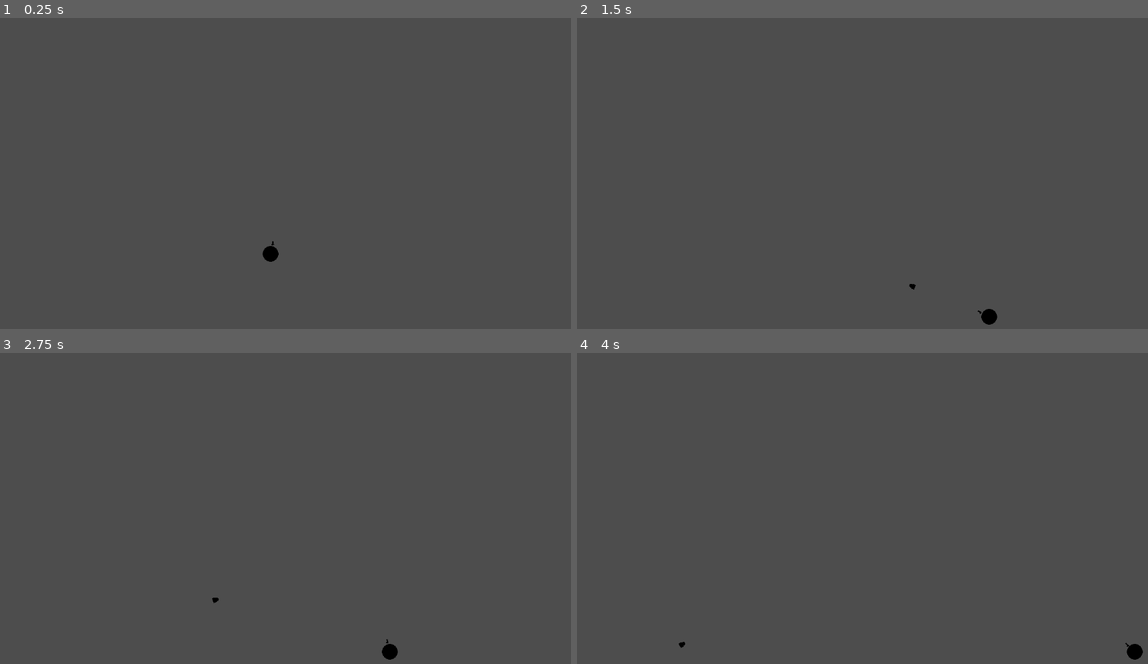
Above: before the commit, frames 1-4 (two rows, left to right).
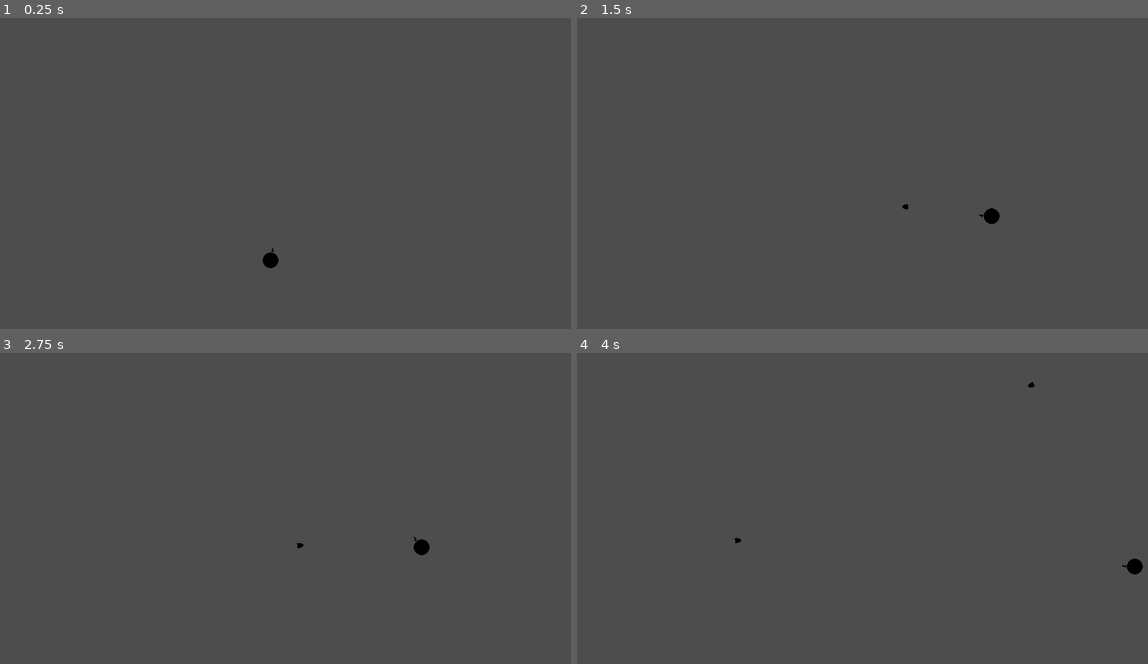
Above: after the commit, the same moments.

Repository: madmaxi99/rounds-flyka
Game: Godot game, scene res://testscene.tscn
Two runs of this game, one before a commit and one after it. Both use one fixed random seed, a clock stepped at 60 frames per second and the inputs below.
Inputs (mouse positions are in pixels of both pictures, inside the frame that each line leads up to):
- Up to frame 1 (0.25 s): no input
- Up to frame 2 (1.5 s): move the mouse to (988, 161) at 0.52 s; hold Space (jump) 0.53-1.28 s; hold D (right) from 0.53 s (still down); move the mouse to (748, 192) at 1.27 s; click (748, 192) at 1.35 s
- Up to frame 3 (2.75 s): tap Space (jump) at 1.52, 1.55, 1.82 s; move the mouse to (342, 440) at 2.02 s; release D (right) at 2.03 s; hold A (left) from 2.03 s (still down); hold Space (jump) from 2.03 s (still down)
- Up to frame 4 (4 s): move the mouse to (833, 576) at 2.77 s; release A (left) at 2.78 s; release Space (jump) at 2.78 s; hold D (right) from 2.78 s (still down); click (833, 576) at 2.85 s; tap Space (jump) at 3.02, 3.05, 3.32 s; move the mouse to (1033, 561) at 3.52 s; hold Space (jump) from 3.53 s (still down)

The runs differ from the first frame. In frame 1, 0.1% of the frame differs, in the area x 45-49%, y 71-81%; in frame 2, 0.3%; in frame 3, 0.3%; in frame 4, 0.3%, in the area x 17-100%, y 9-99%.

Commit message:
better movement

Diff:
--- a/player.gd
+++ b/player.gd
@@ -1,11 +1,11 @@
 extends CharacterBody2D
 
-const WEIGHT = 1
+const WEIGHT = 1.5
 const SPEED = 300.0
-const JUMP_VELOCITY = -400.0
+const JUMP_VELOCITY = -500.0
 var bullet_speed = 1000
+var airtime:float = 0
 @export var bullet: PackedScene
-
 
 
 
@@ -14,24 +14,39 @@
 		fire()
 
 func _physics_process(delta: float) -> void:
+	velocity -= 0.3*velocity * delta
 	# Add the gravity.
 	if not is_on_floor():
+		airtime += delta
 		if is_on_wall():
 			velocity += get_gravity() * delta * WEIGHT
 		else:
 			velocity += get_gravity() * delta * WEIGHT
+	else: airtime = 0
 
 	# Handle jump.
 	if Input.is_action_just_pressed("jump") and is_on_floor():
 		velocity.y = JUMP_VELOCITY
 
+	if Input.is_action_pressed("jump") and is_on_wall():
+		velocity.y = 2*JUMP_VELOCITY/3
+
+	if not is_on_floor() and Input.is_action_pressed("down"):
+		velocity += delta*Vector2(0,4000)
+
+	if not is_on_floor() and Input.is_action_pressed("jump"):
+		if airtime <= 20: velocity -= delta*Vector2(0,600)
+		velocity -= delta*Vector2(0,400)
+
 	# Get the input direction and handle the movement/deceleration.
 	# As good practice, you should replace UI actions with custom gameplay actions.
 	var direction := Input.get_axis("left", "right")
-	if direction:
-		velocity.x = direction * SPEED
+	if direction and velocity.x < SPEED and -SPEED < velocity.x:
+		velocity.x += delta * direction * SPEED * 10
 	else:
-		velocity.x = move_toward(velocity.x, 0, SPEED)
+		if velocity.x != 0 and is_on_floor(): velocity.x -= velocity.x/5
+		else: if velocity.x != 0: velocity.x -= velocity.x/50
+
 
 	move_and_slide()
 
